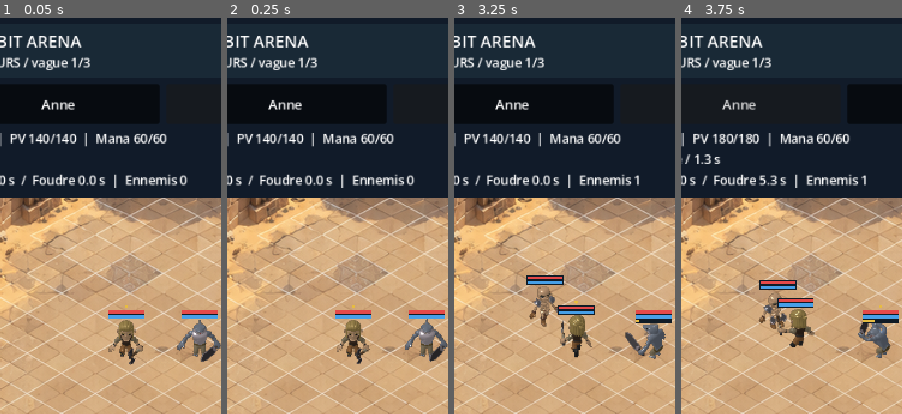
Above: before the commit, frames 1-4 (left to right).
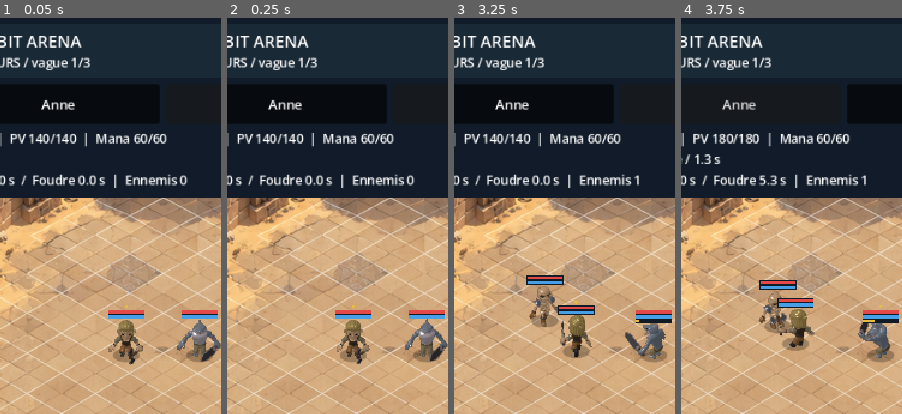
Above: after the commit, the same moments.

Repository: RobinArcangioli/gambit-arena
Game: Godot game, scene res://scenes/main.tscn
The game is run twice, just before and just after one commit, with the same random seed, the same clock (stepped at 60 frames per second) and the same inputs.
Inputs:
- Up to frame 1 (0.05 s): no input
- Up to frame 2 (0.25 s): no input
- Up to frame 3 (3.25 s): click "Rejouer" at 0.5 s; click "Rejouer" at 1.25 s; click "Rejouer" at 2 s; click "Anne" at 2.75 s
- Up to frame 4 (3.75 s): click "Mako" at 3.5 s
The pictures show only the part of the screen within x 13-63%, y 0-50%; the shares and areas given below are measured in that part.

The runs differ from the first frame. In frame 1, 0.4% of the frame differs, in the area x 51-97%, y 83-87%; in frame 2, 0.4%; in frame 3, 0.7%, in the area x 34-97%, y 75-87%; in frame 4, 0.7%.

Commit message:
feat: [GRAPHICS-008] ombres translucides correspondant au gabarit au sol

Diff:
--- /dev/null
+++ b/assets/shaders/footprint_shadow.gdshader
@@ -0,0 +1,9 @@
+shader_type spatial;
+render_mode unshaded, blend_mix, depth_draw_never, cull_disabled, shadows_disabled;
+uniform vec4 tint : source_color = vec4(0.035, 0.028, 0.02, 0.26);
+uniform float feather : hint_range(0.001, 0.25) = 0.04;
+void fragment() {
+	float distance_from_center = length(UV - vec2(0.5));
+	ALBEDO = tint.rgb;
+	ALPHA = tint.a * (1.0 - smoothstep(0.5 - feather, 0.5, distance_from_center));
+}
--- /dev/null
+++ b/scenes/debug/footprint_shadow_lab.tscn
@@ -0,0 +1,5 @@
+[gd_scene load_steps=3 format=3]
+[ext_resource type="PackedScene" path="res://scenes/arena/arena.tscn" id="1"]
+[ext_resource type="Script" path="res://scripts/presentation/footprint_shadow_lab.gd" id="2"]
+[node name="FootprintShadowLab" instance=ExtResource("1")]
+script = ExtResource("2")
--- /dev/null
+++ b/scenes/tests/footprint_shadow_tests.tscn
@@ -0,0 +1,4 @@
+[gd_scene load_steps=2 format=3]
+[ext_resource type="Script" path="res://tests/test_footprint_shadow.gd" id="1"]
+[node name="FootprintShadowTests" type="Node"]
+script = ExtResource("1")
--- a/scripts/combat/stats_actor.gd
+++ b/scripts/combat/stats_actor.gd
@@ -1,5 +1,6 @@
 extends Node3D
 ## Logical actor. The optional child view owns every mesh, rig and animation.
+const GroundBody = preload("res://scripts/crowd/ground_crowd.gd")
 const ActorState = preload("res://scripts/combat/actor_state.gd")
 const ActorProfile = preload("res://scripts/combat/actor_profile.gd")
 const Mannequin = preload("res://scripts/hybrid/proxy_actor.gd")
@@ -37,6 +38,7 @@
 	if profile != null:
 		var candidate := CharacterView.new()
 		candidate.definition = profile
+		candidate.ground_radius = GroundBody.RADIUS
 		add_child(candidate)
 		if candidate.valid:
 			visual = candidate
--- a/scripts/performance/performance_lab.gd
+++ b/scripts/performance/performance_lab.gd
@@ -141,8 +141,8 @@
 	touch_router.cancel_gesture()
 	last_export = ""
 	var metadata: Dictionary = {"scenario": scenario, "build": "0.1.0-step028-v1", "base_commit": "cc91c79b0bcf82df6fb852d …(1029 unchanged characters)…
-	metadata["build"] = "0.1.0-gameplay002"
-	metadata["base_commit"] = "440829bfca597654a520897f488cf97ea24fb1f4"
+	metadata["build"] = "0.1.0-graphics008"
+	metadata["base_commit"] = "d3ff7df9125bf3acd9511b6c10d51a4a531739f7"
 	metadata["combat_fixture"] = "historical-single-hero; not PartySimulation"
 	metadata["arena_id"] = str(floor_canvas.definition.arena_id)
 	metadata["arena_presentation_enabled"] = floor_canvas.presentation_enabled
--- a/scripts/presentation/character_definition.gd
+++ b/scripts/presentation/character_definition.gd
@@ -26,3 +26,8 @@
 @export var heal_effect_origin: Vector3 = Vector3.ZERO
 
 @export var lightning_cast_origin: Vector3 = Vector3(0, 0.7, 0)
+
+# Appearance only. The owning actor supplies the physical ground radius separately.
+@export var ground_shadow_enabled: bool = true
+@export var ground_shadow_color: Color = Color(0.035, 0.028, 0.02, 0.26)
+@export_range(0.001, 0.25) var ground_shadow_feather: float = 0.04
--- a/scripts/presentation/character_view.gd
+++ b/scripts/presentation/character_view.gd
@@ -2,6 +2,9 @@
 ## Passive animation sampler. Every input is a value or accepted visual time; no gameplay calls.
 const CLIP_END_MARGIN: float = 0.0001
 const Definition = preload("res://scripts/presentation/character_definition.gd")
+const FootprintShadow = preload("res://scripts/presentation/footprint_shadow.gd")
+var ground_radius: float = 0.0
+var ground_shadow: FootprintShadow
 var definition: Definition
 var model: Node3D
 var player: AnimationPlayer
@@ -71,6 +74,11 @@
 	_flash.shading_mode = BaseMaterial3D.SHADING_MODE_UNSHADED
 	_flash.transparency = BaseMaterial3D.TRANSPARENCY_ALPHA
 	_flash.albedo_color = Color(1.0, 0.88, 0.60, 0.40)
+	if definition.ground_shadow_enabled and ground_radius > 0.0:
+		ground_shadow = FootprintShadow.new()
+		ground_shadow.name = "GroundFootprint"
+		ground_shadow.configure(ground_radius, definition.ground_shadow_color, definition.ground_shadow_feather)
+		add_child(ground_shadow)
 	valid = true
 	pose(0.0, false, Vector2.ZERO)
 
--- /dev/null
+++ b/scripts/presentation/footprint_shadow.gd
@@ -0,0 +1,19 @@
+extends MeshInstance3D
+## Passive ground footprint; supplied radius is already in ground/world units.
+const ShadowShader = preload("res://assets/shaders/footprint_shadow.gdshader")
+const GROUND_LIFT: float = 0.006
+var radius: float = 0.0
+
+func configure(ground_radius: float, tint: Color, feather: float) -> void:
+	radius = maxf(0.0, ground_radius) if is_finite(ground_radius) else 0.0
+	var plane := PlaneMesh.new()
+	plane.size = Vector2.ONE * radius * 2.0
+	mesh = plane
+	var surface := ShaderMaterial.new()
+	surface.shader = ShadowShader
+	surface.set_shader_parameter("tint", tint)
+	surface.set_shader_parameter("feather", clampf(feather, 0.001, 0.25))
+	material_override = surface
+	cast_shadow = GeometryInstance3D.SHADOW_CASTING_SETTING_OFF
+	position.y = GROUND_LIFT
+	visible = radius > 0.0 and tint.a > 0.0
--- /dev/null
+++ b/scripts/presentation/footprint_shadow_lab.gd
@@ -0,0 +1,6 @@
+extends "res://scripts/presentation/character_lab.gd"
+## Reuses arena, model and orientation controls, without combat or saved rules.
+func _ready() -> void:
+	super._ready()
+	$HUD/Title.text = "GRAPHICS-008 / OMBRES AU SOL"
+	$HUD/SlotsTitle.text = "Empreinte logique : diametre 0.70 / rayon 0.35"
--- /dev/null
+++ b/tests/test_footprint_shadow.gd
@@ -0,0 +1,57 @@
+extends Node
+const Actor = preload("res://scripts/combat/stats_actor.gd")
+const Body = preload("res://scripts/crowd/ground_crowd.gd")
+const Profiles = [preload("res://resources/presentation/characters/anne.tres"), preload("res://resources/presentation/characters/mako.tres"), preload("res://resources/presentation/characters/skeleton.tres"), preload("res://resources/presentation/characters/skeleton_variant.tres")]
+var checks: int = 0
+var failures: int = 0
+func check(ok: bool, message: String) -> void:
+	checks += 1
+	if not ok:
+		failures += 1
+		push_error("FootprintShadow: " + message)
+func _ready() -> void:
+	var actor := Actor.new()
+	add_child(actor)
+	for profile in Profiles:
+		actor.set_appearance(profile)
+		var view = actor.visual
+		var shadow = view.ground_shadow
+		check(shadow != null and shadow.visible, "a footprint exists for " + profile.display_name)
+		check(shadow.mesh.size.is_equal_approx(Vector2.ONE * Body.DIAMETER), "disk bounds match the actual physical diameter")
+		actor.position = Vector3(1.1, 0, -0.8)
+		for angle in range(8):
+			actor.pose(0, true, Vector2.DOWN.rotated(angle * PI / 4))
+			actor.advance_visual(0.1)
+			var center: Vector3 = shadow.global_position
+			check(Vector2(center.x, center.z).is_equal_approx(Vector2(actor.position.x, actor.position.z)), "rotations and walking keep the disk centered on the ground body")
+		view.model.scale *= 1.3
+		check(shadow.mesh.size.is_equal_approx(Vector2.ONE * Body.DIAMETER) and shadow.global_basis.get_scale().is_equal_approx(Vector3.ONE), "art scale does not silently change the physical footprint")
+		actor.visual.react_hit()
+		check(shadow.material_overlay == null, "hit flash affects model only")
+		actor.visual.start_death()
+		actor.advance_visual(0.5)
+		check(shadow.position.is_equal_approx(Vector3(0, shadow.GROUND_LIFT, 0)), "death pose does not drag the disk through the ground")
+		var released = actor.release_visual()
+		add_child(released)
+		check(released.ground_shadow == shadow, "released death view owns its footprint")
+		released.queue_free()
+		await get_tree().process_frame
+	var profile = Profiles[0].duplicate()
+	profile.ground_shadow_enabled = false
+	actor.set_appearance(profile)
+	check(actor.visual.valid and actor.visual.ground_shadow == null, "artist can disable the disk without disabling the character")
+	profile.ground_shadow_enabled = true
+	profile.ground_shadow_color = Color(0.1, 0.2, 0.3, 0.18)
+	profile.ground_shadow_feather = 0.1
+	actor.set_appearance(profile)
+	check(actor.visual.ground_shadow.material_override.get_shader_parameter("tint") == profile.ground_shadow_color, "style comes from the replaceable art definition")
+	actor.set_appearance(null, false)
+	check(actor.get_child_count() == 0, "disabled presentation leaves no footprint node")
+	actor.queue_free()
+	await get_tree().process_frame
+	await get_tree().process_frame
+	check(int(Performance.get_monitor(Performance.OBJECT_ORPHAN_NODE_COUNT)) == 0, "replacement and death leave no orphan")
+	print("%s : %d controles, %d echecs" % ["OK" if failures == 0 else "ECHEC", checks, failures])
+	var label := Label.new()
+	label.text = "%s : %d controles, %d echecs" % ["OK" if failures == 0 else "ECHEC", checks, failures]
+	add_child(label)
Not shown, added: assets/shaders/footprint_shadow.gdshader.uid
Not shown, changed: export_presets.cfg
Not shown, added: scripts/presentation/footprint_shadow.gd.uid
Not shown, added: scripts/presentation/footprint_shadow_lab.gd.uid
Not shown, added: tests/test_footprint_shadow.gd.uid
Not shown, changed: ARCHITECTURE.md
Not shown, changed: HANDOFF.md
Not shown, changed: PROJECT_STATUS.md
Not shown, changed: README.md
Not shown, changed: ROADMAP.md
Not shown, changed: docs/backup.md
Not shown, changed: docs/character-presentation.md
(and 12 more such lines)
